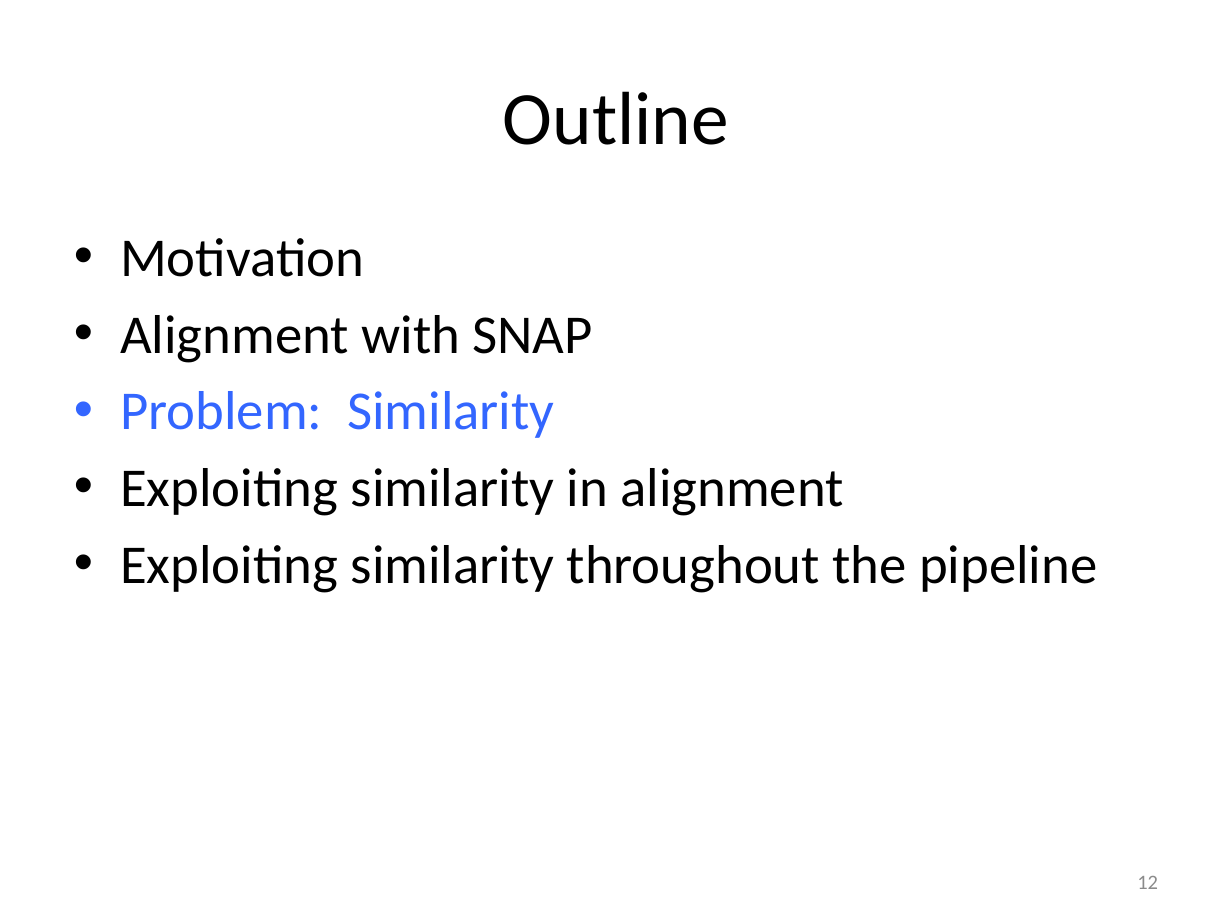
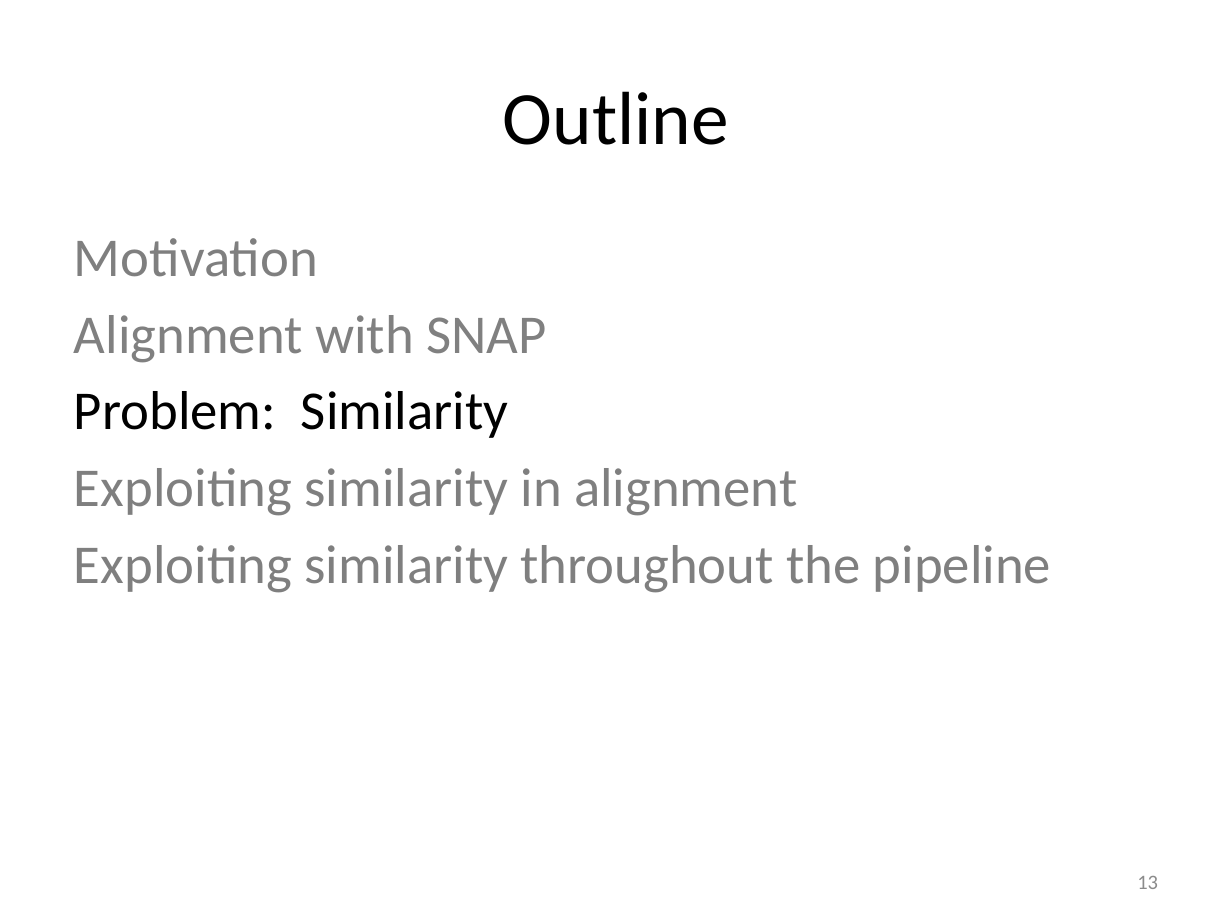
Before and after one commit to kristalcurtis/quals, a slide deck: slide 14 of slides/11.26.12 Quals (v2a).pptx (slide 13 before the commit). Drawn at 1232x924 pixels with LibreOffice and Linux fonts; fonts in the diff are those of the drawing. Boxes give left, top, right and bottom in pixels: in the first picture for what was removed or moved away, otherwise in the second. Text is boxed around its words. In the diff, an @@ line names an element or a change of style, - is before the commit and + after.

```diff
--- a/slides/11.26.12 Quals (v2a).pptx
+++ b/slides/11.26.12 Quals (v2a).pptx
@@ text "Motivation" at (74, 238, 1051, 593): text colour #000000 to #7F7F7F in "Motivation", "Exploiting similarity in alignment", "Exploiting similarity throughout the pipeline"; text colour #000000 to #808080 in "Alignment with SNAP"; text colour #3366FF to #000000 in "Problem: Similarity"; bullet • to none @@
@@ page number at (1137, 876, 1158, 889): text changed @@
-12
+13
```
Also in this commit, not shown: 8 other slides changed, 6 slides added.
